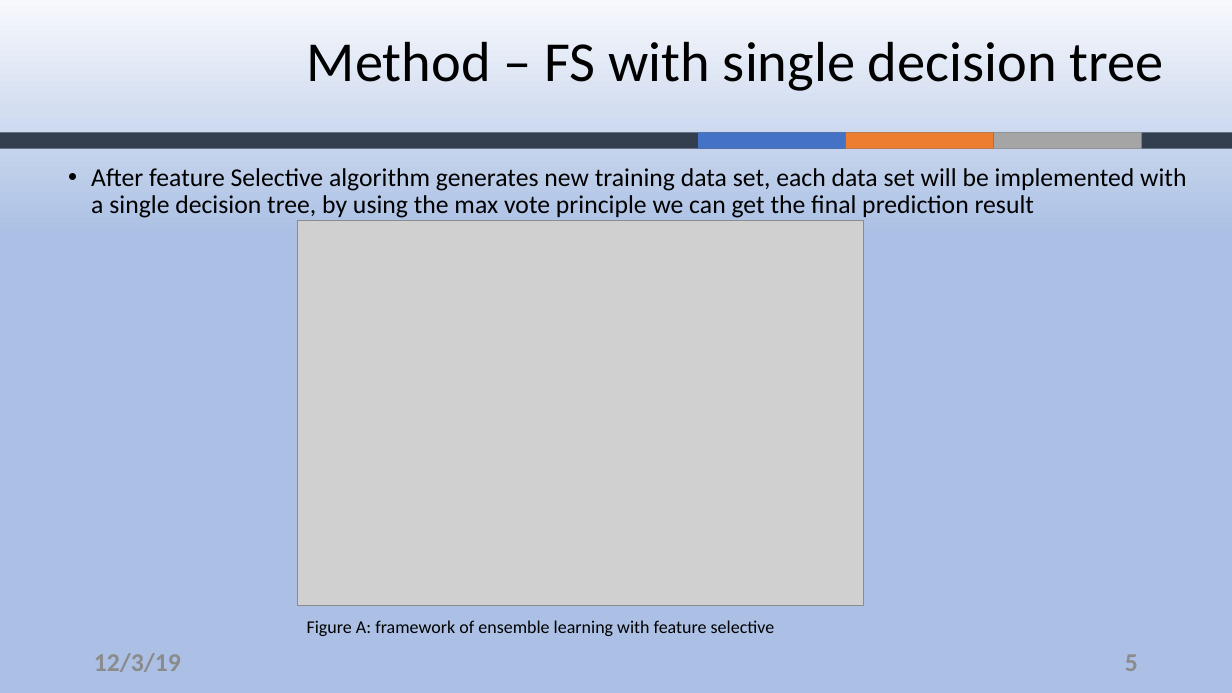
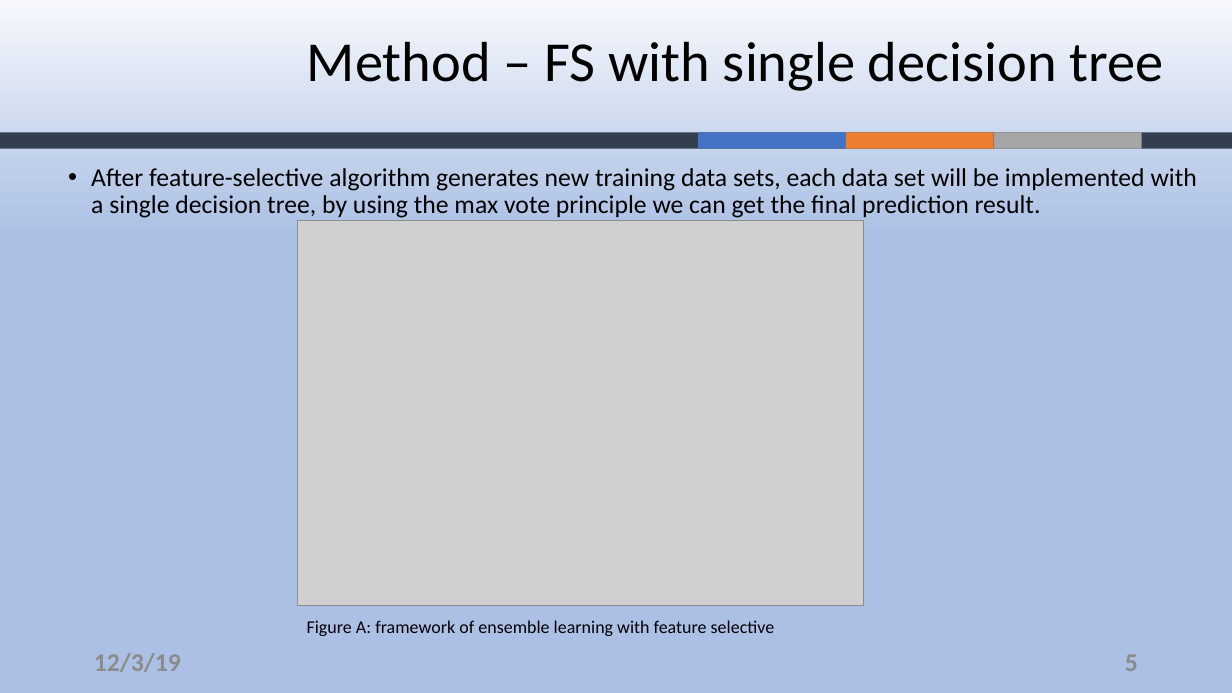
Before and after one commit to ZouYao0720/final-project-, a slide deck: slide 5 of final-presentation.pptx. Drawn at 1232x693 pixels with LibreOffice and Linux fonts; fonts in the diff are those of the drawing; grey boxes stand for pictures; background and template pictures are left out. Boxes give left, top, right and bottom in pixels: in the first picture for what was removed or moved away, otherwise in the second. Text is boxed around its words. In the diff, an @@ line names an element or a change of style, - is before the commit and + after.

```diff
--- a/final-presentation.pptx
+++ b/final-presentation.pptx
@@ text at box(91, 168, 1197, 218): text changed @@
-• After feature Selective algorithm generates new training data set, each data set will be implemented with a single decision tree, by using the max vote principle we can get the final prediction result
+• After feature-selective algorithm generates new training data sets, each data set will be implemented with a single decision tree, by using the max vote principle we can get the final prediction result.
```
Also in this commit, not shown: 9 other slides changed.
